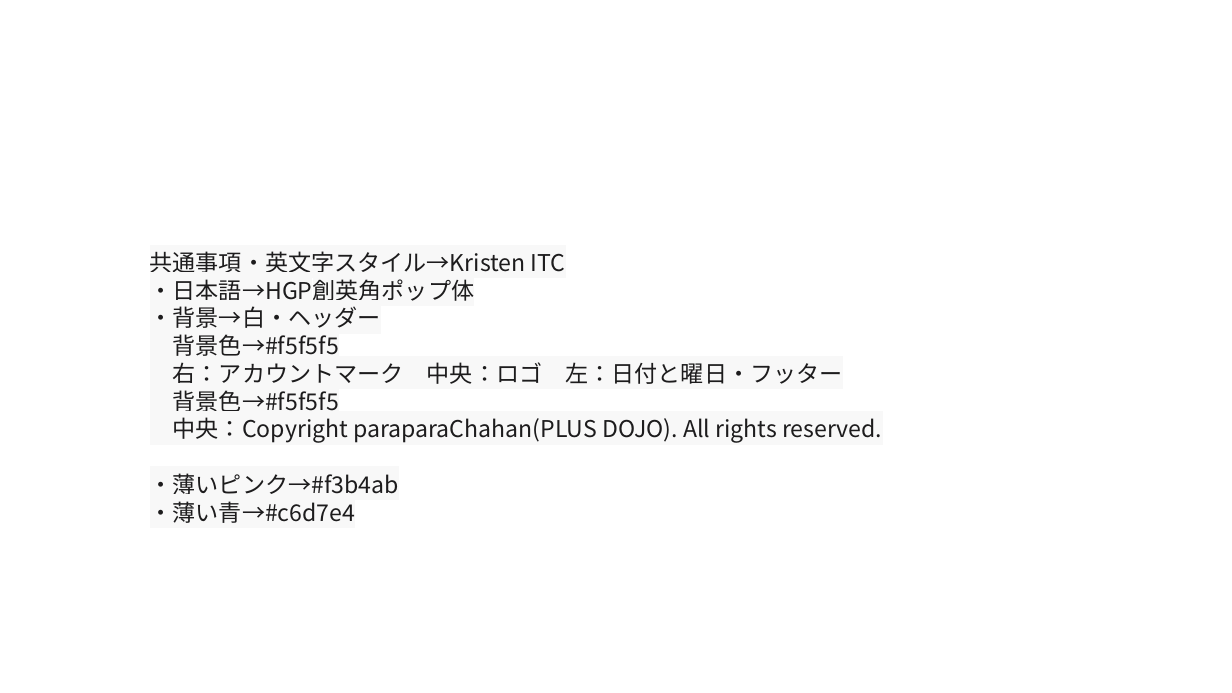
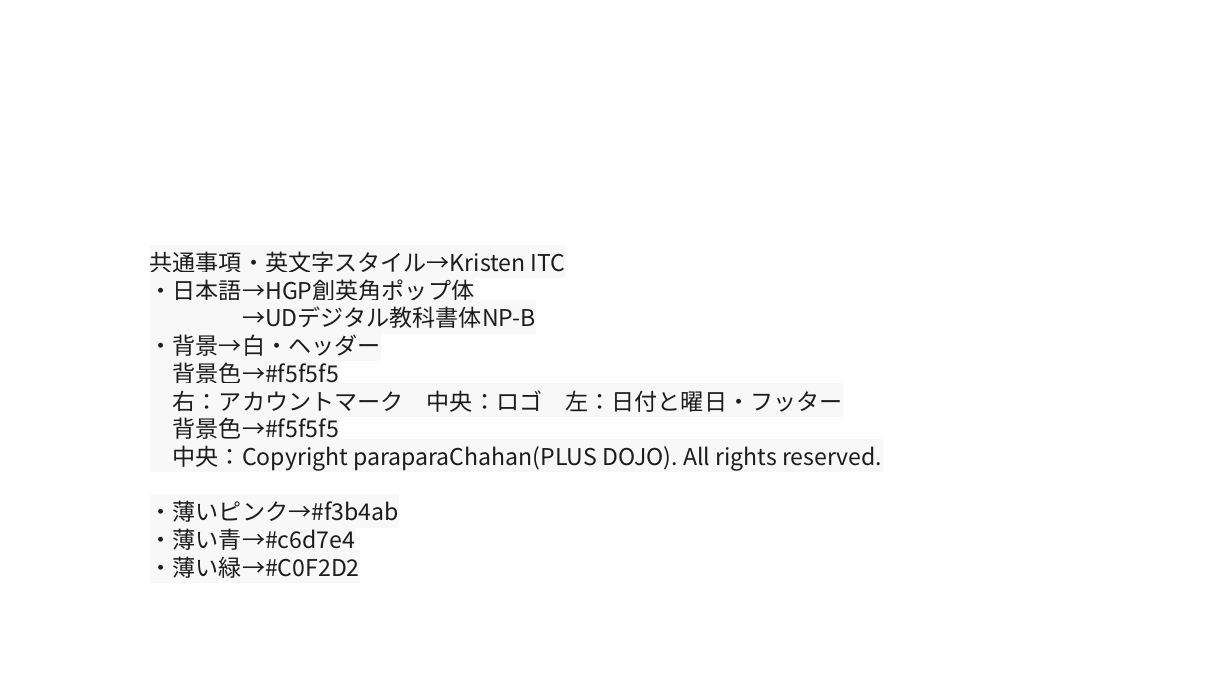
Before and after one commit to plusdojo2024/C2, a slide deck: slide 17 of doc/13_外部設計/famiLink 画面デザイン.pptx (slide 15 before the commit). Drawn at 1232x693 pixels with LibreOffice and Linux fonts; fonts in the diff are those of the drawing. Boxes give left, top, right and bottom in pixels: in the first picture for what was removed or moved away, otherwise in the second. Text is boxed around its words. In the diff, an @@ line names an element or a change of style, - is before the commit and + after.

```diff
--- a/doc/13_外部設計/famiLink 画面デザイン.pptx
+++ b/doc/13_外部設計/famiLink 画面デザイン.pptx
@@ text at bbox=[150, 251, 882, 471]: text changed @@
-共通事項・英文字スタイル→Kristen ITC
-・日本語→HGP創英角ポップ体
-・背景→白・ヘッダー
-背景色→#f5f5f5
-右：アカウントマーク 中央：ロゴ 左：日付と曜日・フッター
-背景色→#f5f5f5
-中央：Copyright paraparaChahan(PLUS DOJO). All rights reserved.
+共通事項・英文字スタイル→Kristen ITC
+・日本語→HGP創英角ポップ体
+→UDデジタル教科書体NP-B
+・背景→白・ヘッダー
+背景色→#f5f5f5
+右：アカウントマーク 中央：ロゴ 左：日付と曜日・フッター
+背景色→#f5f5f5
+中央：Copyright paraparaChahan(PLUS DOJO). All rights reserved.
@@ text at bbox=[150, 556, 360, 578]: paragraph added @@
+・薄い緑→#C0F2D2
```
Also in this commit, not shown: 2 slides added.
